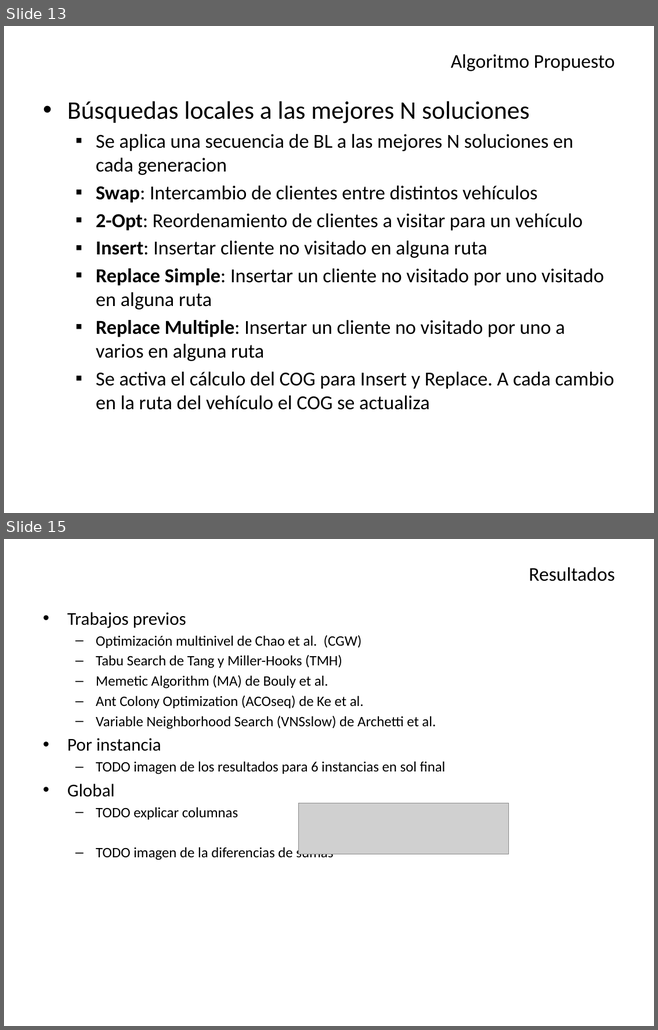
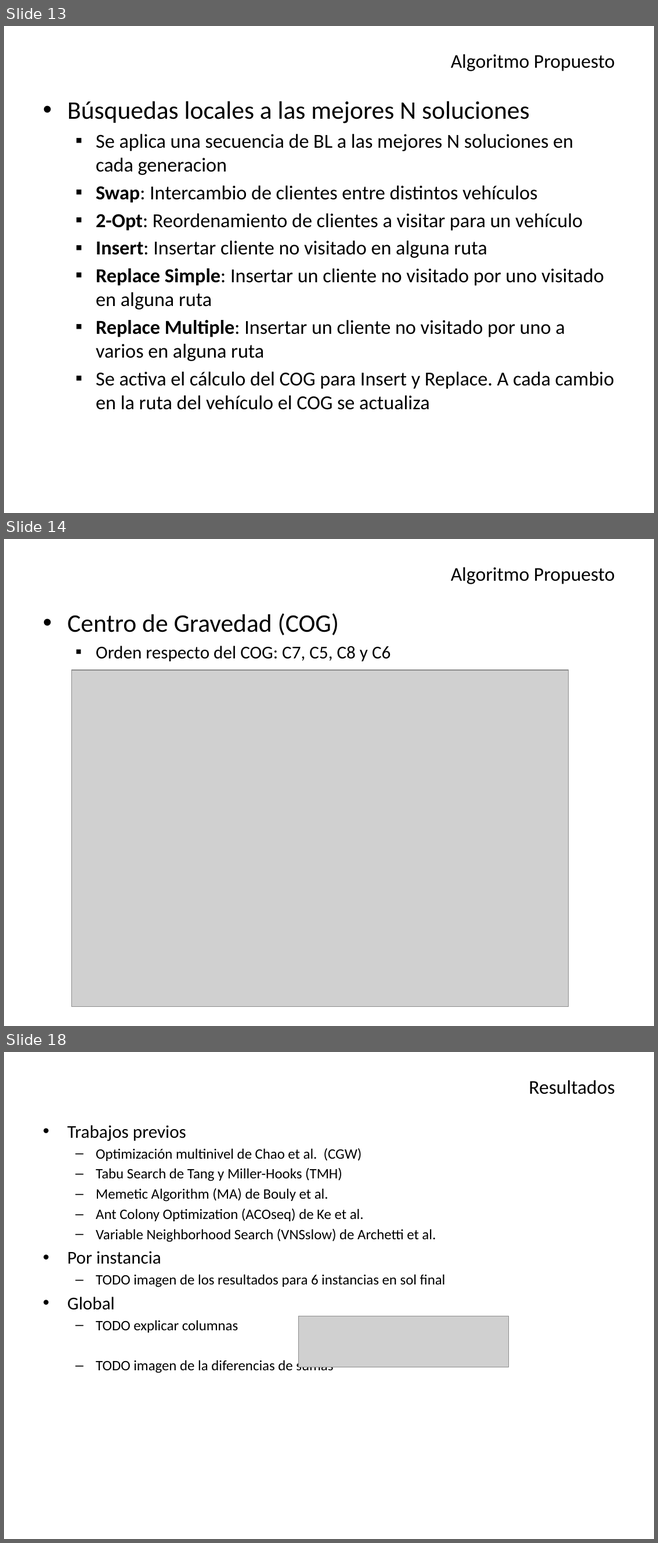
Before and after one commit to Aleitox/TopBrkga, a slide deck: TesisPaper/Defensa/Biased Random Key Genetic Algorithm.pptx. Shown one above the other, each under a label of ours: slides 13 and 15 before the commit, slides 13, 14 and 18 after it; the slides between them are not shown. The pictures are 658x1030 and 658x1543 pixels, drawn with LibreOffice and Linux fonts; fonts in the diff are those of the drawing; grey boxes stand for pictures. Boxes give left, top, right and bottom in pixels: in the first picture for what was removed or moved away, otherwise in the second. Text is boxed around its words. In the diff, an @@ line names an element or a change of style, - is before the commit and + after.

```diff
--- a/TesisPaper/Defensa/Biased Random Key Genetic Algorithm.pptx
+++ b/TesisPaper/Defensa/Biased Random Key Genetic Algorithm.pptx
@@ slide 14 added at (4,539,654,1026), background #FFFFFF @@
@@ title added at (451,567,615,584), 21.6 pt, text #000000 @@
+Algoritmo Propuesto
@@ text added at (67,613,390,661), 20 pt, text #000000 @@
+• Centro de Gravedad (COG)
+  ▪ Orden respecto del COG: C7, C5, C8 y C6
@@ picture added at (71,670,568,1008) @@
@@ what was slide 15 is now slide 18 @@
```
Also in this commit, not shown: 3 slides changed, 3 other slides added, 2 other files.
